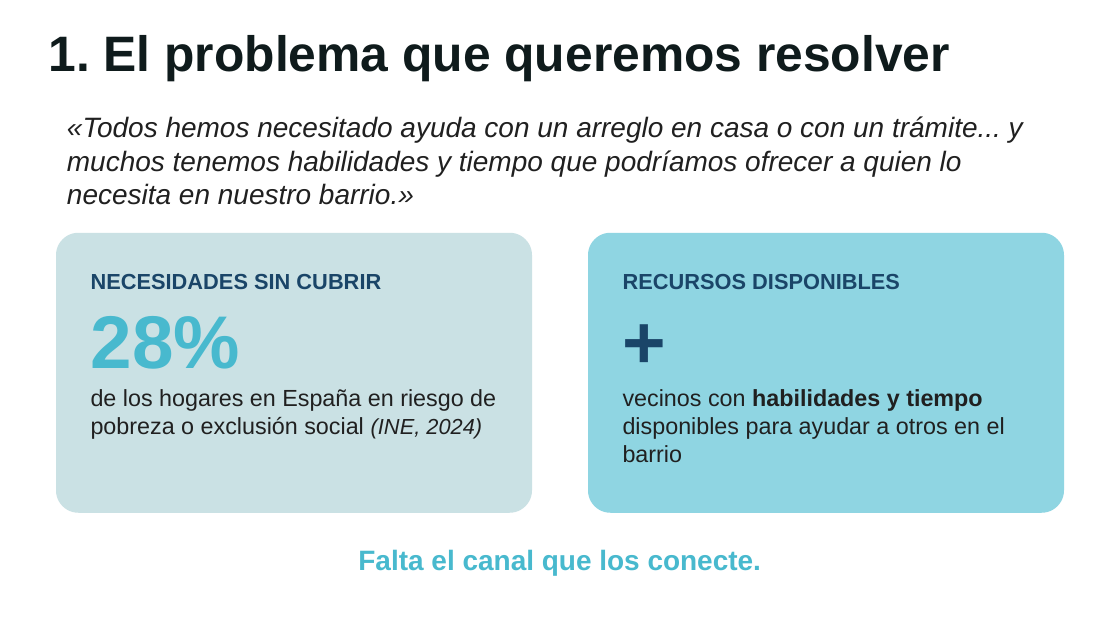
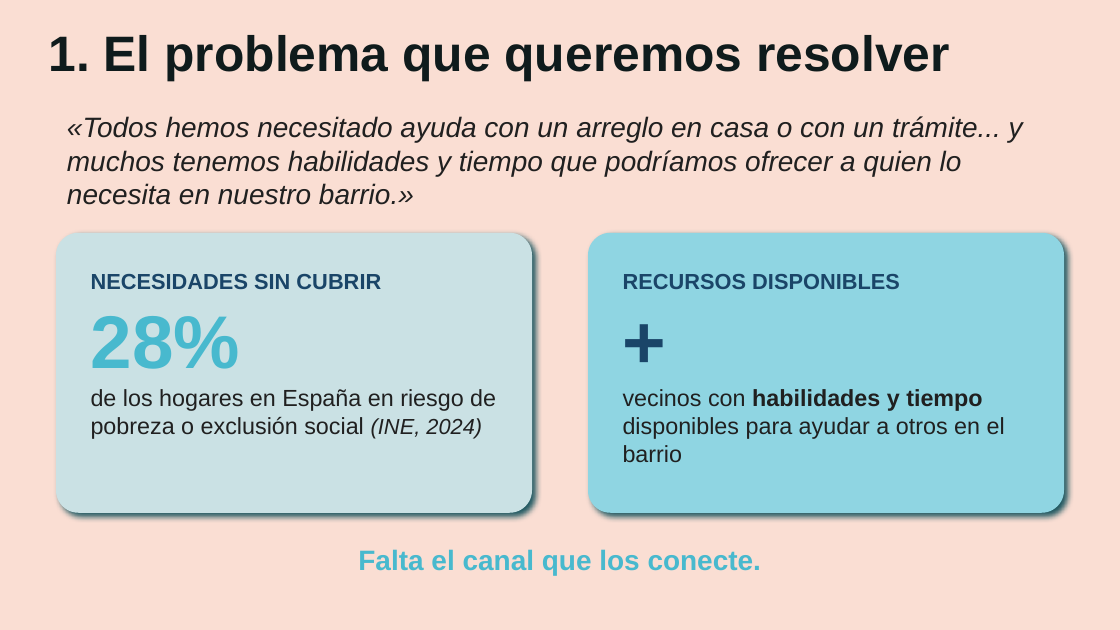
Before and after one commit to Dasbas23/VecindApp, a slide deck: slide 3 of Docu_TFG/Ignorar_git/Plantilla presentación proyecto DAM.pptx. Drawn at 1120x630 pixels with LibreOffice and Linux fonts; fonts in the diff are those of the drawing; background and template pictures are left out. Boxes give left, top, right and bottom in pixels: in the first picture for what was removed or moved away, otherwise in the second. Text is boxed around its words. In the diff, an @@ line names an element or a change of style, - is before the commit and + after.

```diff
--- a/Docu_TFG/Ignorar_git/Plantilla presentación proyecto DAM.pptx
+++ b/Docu_TFG/Ignorar_git/Plantilla presentación proyecto DAM.pptx
@@ background #FFFFFF to #FADED3 @@
@@ rounded rectangle "NECESIDADES SIN CUBRIR" at bbox=[56, 233, 532, 513]: shadow on @@
@@ rounded rectangle "RECURSOS DISPONIBLES" at bbox=[588, 233, 1064, 513]: shadow on @@
```
Also in this commit, not shown: 20 other slides changed, 4 other files.
